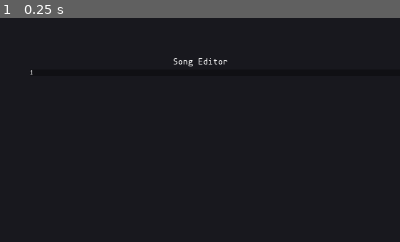
Above: before the commit, frame 1.
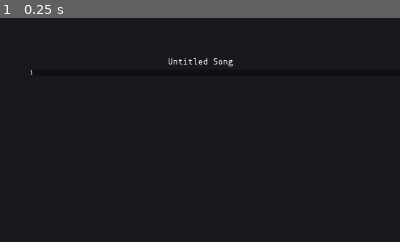
Above: after the commit, the same moment.

Repository: QuadCubedStudios/GoDAW
Game: Godot game, scene res://Main.tscn
Two runs of this game, one before a commit and one after it. Both use one fixed random seed, a clock stepped at 60 frames per second and the inputs below.
Inputs:
- Up to frame 1 (0.25 s): no input
The pictures show only the part of the screen within x 35-85%, y 0-50%; the shares and areas given below are measured in that part.

The runs differ from the first frame. In frame 1, 0.2% of the frame differs, in the area x 42-59%, y 17-22%.

Commit message:
Instrument name with .

Diff:
--- a/Panels/Instruments/InstrumentsPanel.gd
+++ b/Panels/Instruments/InstrumentsPanel.gd
@@ -16,7 +16,7 @@
 			icon = load("res://Theme/Default/default_icon.png")
 
 		btn.icon = icon
-		btn.text = instrument
+		btn.text = instrument if instrument.length() <= 20 else instrument.substr(0, 17) + "..."
 		btn.flat = false
 		btn.focus_mode = Control.FOCUS_NONE
 		btn.connect("pressed", self, "_on_Instrument_pressed", [btn])
--- a/Panels/SongEditor/InstrumentTrack.gd
+++ b/Panels/SongEditor/InstrumentTrack.gd
@@ -1,66 +1,8 @@
 extends Control
 
-var type = true
-var type1: StyleBoxFlat = preload("res://Theme/Default/SongButton1.tres")
-var type2: StyleBoxFlat = preload("res://Theme/Default/SongButton2.tres")
-var segment: PackedScene = preload("res://Panels/SongEditor/SongSegment.tscn")
-const zoom_min = 0.5
-const zoom_max = 2
-onready var instrument = $Instrument
-onready var viewport_container = $ViewportContainer
-#onready var viewport = viewport_container.get_node("Viewport")
-#onready var camera = viewport.get_node("Camera")
-#onready var segment_container = viewport.get_node("HBoxContainer")
-#onready var disabled = Global.piano_roll.piano.get_node("Disabled/ColorRect")
-
-func _ready():
-	var idx = 0
-#	while 80 * idx <= viewport.size.x:
-#		idx+=1
-#		for _j in range(4):
-#			spawn_segment()
-#	Global.connect("window_size_changed", self, "window_size_changed")
-#	window_size_changed(OS.window_size)
 
 func set_instrument(icon: Texture, instrument_name: String) -> void:
-	$HBoxContainer/InstrumentToggle.icon = icon
-	$HBoxContainer/InstrumentToggle.text = instrument_name
-
-func window_size_changed(window_size):
-	print(window_size)
-	var size = window_size.x - 530
-#	viewport.size.x = size
-	viewport_container.rect_size.x = size
-
-#func _on_HBoxContainer_gui_input(event):
-#	if event.is_action("scroll_up"):
-#		set_zoom(-0.01)
-#	elif event.is_action("scroll_down"):
-#		set_zoom(0.01)
-
-func segment_input(event, song_segment):
-	if event is InputEventMouseButton:
-		if event.button_index == 1 and event.doubleclick:
-			Global.selected_instrument = instrument.text
-#			disabled.hide()
-			Global.emit_signal("piano_state_changed")
-		elif event.button_index == 2:
-			song_segment.set_disabled(false)
-
-#func set_zoom(val: float):
-#	var new_zoom = camera.zoom.x + val
-#	if new_zoom < zoom_min or new_zoom > zoom_max:
-#		new_zoom = camera.zoom.x
-#	camera.zoom.x = new_zoom
-
-#func spawn_segment():
-#	if segment_container.get_child_count()%4 == 0: type = !type
-#	var new_segment = segment.instance()
-#	new_segment.add_stylebox_override("normal", type1 if type else type2)
-#	new_segment.add_stylebox_override("hover", type1 if type else type2)
-#	segment_container.add_child(new_segment)
-#	var _n = new_segment.connect("gui_input", self, "segment_input", [new_segment])
-#	_n = new_segment.connect("button_down", new_segment, "set_disabled", [true])
-
-#func init(text: String, icon: Resource):
-#	$Instrument.init(icon, text)
+	var instrument_toggle = $HBoxContainer/InstrumentToggle
+	instrument_toggle.icon = icon
+	instrument_toggle.text = (instrument_name if instrument_name.length() <= 20
+								else instrument_name.substr(0, 17) + "...")
--- a/Panels/SongEditor/InstrumentTrack.tscn
+++ b/Panels/SongEditor/InstrumentTrack.tscn
@@ -2,21 +2,23 @@
 
 [ext_resource path="res://Theme/Default/default_icon.png" type="Texture" id=1]
 [ext_resource path="res://Panels/SongEditor/InstrumentTrack.gd" type="Script" id=2]
-[ext_resource path="res://Theme/Default/mononoki-Regular Nerd Font Complete Mono.ttf" type="DynamicFontData" id=3]
 
-[sub_resource type="Gradient" id=1]
+[sub_resource type="Gradient" id=2]
 offsets = PoolRealArray( 0, 0.476821, 1 )
 colors = PoolColorArray( 0, 0, 0, 1, 0.18543, 0.18543, 0.18543, 1, 1, 1, 1, 1 )
 
-[sub_resource type="GradientTexture" id=2]
-gradient = SubResource( 1 )
+[sub_resource type="GradientTexture" id=3]
+gradient = SubResource( 2 )
 width = 1680
 
-[sub_resource type="DynamicFont" id=3]
+[sub_resource type="DynamicFontData" id=1]
+font_path = "res://Theme/Default/mononoki-Regular Nerd Font Complete Mono.ttf"
+
+[sub_resource type="DynamicFont" id=4]
 size = 48
 use_mipmaps = true
 use_filter = true
-font_data = ExtResource( 3 )
+font_data = SubResource( 1 )
 
 [node name="InstrumentTrack" type="VBoxContainer"]
 anchor_right = 1.0
@@ -31,8 +33,11 @@
 margin_bottom = 56.0
 
 [node name="InstrumentToggle" type="ToolButton" parent="HBoxContainer"]
-margin_right = 206.0
+margin_right = 235.0
 margin_bottom = 56.0
+rect_min_size = Vector2( 235, 0 )
+focus_mode = 0
+enabled_focus_mode = 0
 text = "Placeholder Instrument"
 icon = ExtResource( 1 )
 
@@ -40,13 +45,14 @@
 show_behind_parent = true
 anchor_right = 1.0
 anchor_bottom = 1.0
+rect_min_size = Vector2( 235, 0 )
 mouse_filter = 1
 __meta__ = {
 "_edit_use_anchors_": false
 }
 
 [node name="Segments" type="VBoxContainer" parent="HBoxContainer"]
-margin_left = 210.0
+margin_left = 239.0
 margin_right = 1280.0
 margin_bottom = 56.0
 size_flags_horizontal = 3
@@ -56,27 +62,28 @@
 }
 
 [node name="ScrollContainer" type="ScrollContainer" parent="HBoxContainer/Segments"]
-margin_right = 1070.0
+margin_right = 1041.0
 margin_bottom = 56.0
 size_flags_horizontal = 3
 size_flags_vertical = 3
 scroll_vertical_enabled = false
 
 [node name="HBoxContainer" type="HBoxContainer" parent="HBoxContainer/Segments/ScrollContainer"]
-margin_right = 1070.0
+margin_right = 1041.0
 margin_bottom = 56.0
 size_flags_horizontal = 3
 size_flags_vertical = 3
 
 [node name="TextureRect" type="TextureRect" parent="HBoxContainer/Segments/ScrollContainer/HBoxContainer"]
-margin_right = 1070.0
+margin_right = 1041.0
 margin_bottom = 56.0
 rect_min_size = Vector2( 0, 56 )
 size_flags_horizontal = 3
-texture = SubResource( 2 )
+texture = SubResource( 3 )
 expand = true
 
 [node name="Panel" type="Panel" parent="."]
+visible = false
 margin_top = 60.0
 margin_right = 1280.0
 margin_bottom = 720.0
@@ -86,7 +93,7 @@
 [node name="Label" type="Label" parent="Panel"]
 anchor_right = 1.0
 anchor_bottom = 1.0
-custom_fonts/font = SubResource( 3 )
+custom_fonts/font = SubResource( 4 )
 text = "Piano roll goes here"
 align = 1
 valign = 1
--- a/Panels/SongEditor/SongEditor.tscn
+++ b/Panels/SongEditor/SongEditor.tscn
@@ -20,7 +20,7 @@
 [node name="Label" type="Label" parent="."]
 margin_right = 1280.0
 margin_bottom = 14.0
-text = "Song Editor"
+text = "Untitled Song"
 align = 1
 
 [node name="Control" type="Control" parent="."]
